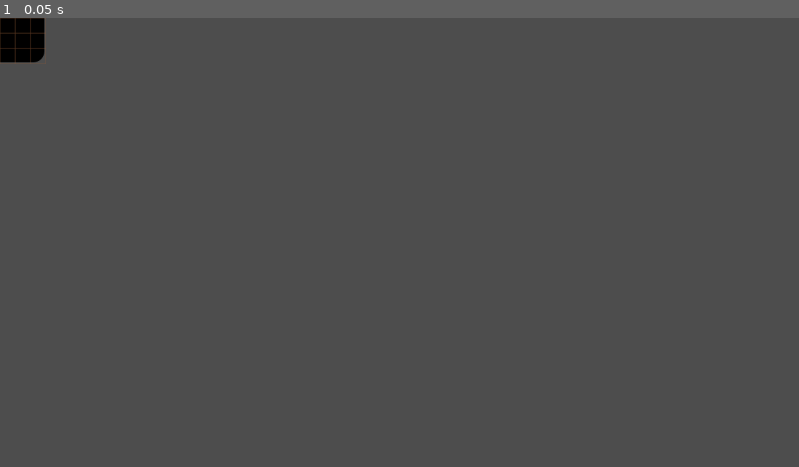
Above: before the commit, frame 1.
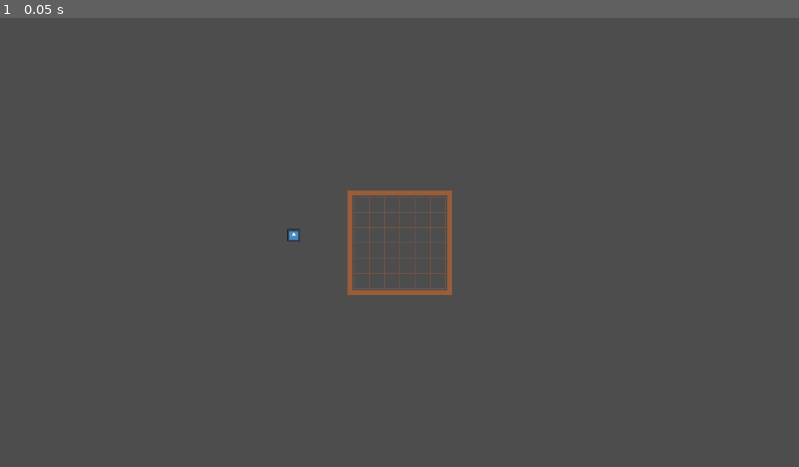
Above: after the commit, the same moment.

Repository: AlexReidNZ/Into-The-Pixie-Kingdom
Game: Godot game, scene res://Scenes/Puzzle/puzzle.tscn
Two runs of this game, one before a commit and one after it. Both use one fixed random seed, a clock stepped at 60 frames per second and the inputs below. Before the commit the project starts from res://Scenes/puzzle.tscn. The engine's default icon, where the game draws it, is replaced by a stand-in: a white triangle on a blue panel in a dark square.
Inputs:
- Up to frame 1 (0.05 s): no input

The runs differ from the first frame. In frame 1, 1.4% of the frame differs, in the area x 0-57%, y 0-62%.

Commit message:
refactor: restart puzzle

Diff:
--- a/Scenes/GridSquare.tscn
+++ /dev/null
@@ -1,16 +0,0 @@
-[gd_scene load_steps=3 format=3 uid="uid://d23147d2e8rcu"]
-
-[ext_resource type="Texture2D" uid="uid://ca56kg7jr5m0y" path="res://icon.svg" id="1_s2c6o"]
-
-[sub_resource type="RectangleShape2D" id="RectangleShape2D_4240s"]
-
-[node name="GridSquare" type="Node2D"]
-
-[node name="Sprite2D" type="Sprite2D" parent="."]
-texture = ExtResource("1_s2c6o")
-
-[node name="Area2D" type="Area2D" parent="."]
-
-[node name="CollisionShape2D" type="CollisionShape2D" parent="Area2D"]
-scale = Vector2(3, 3)
-shape = SubResource("RectangleShape2D_4240s")
--- /dev/null
+++ b/Scenes/Puzzle/puzzle.tscn
@@ -0,0 +1,54 @@
+[gd_scene load_steps=5 format=3 uid="uid://bhs05ayfbjvxk"]
+
+[ext_resource type="Texture2D" uid="uid://bnbhkr51fpin1" path="res://Sprites/Puzzle/largegrid.png" id="1_4djxd"]
+[ext_resource type="Texture2D" uid="uid://dr0bhba3548lc" path="res://Sprites/Puzzle/border.png" id="1_somam"]
+[ext_resource type="Texture2D" uid="uid://ca56kg7jr5m0y" path="res://icon.svg" id="3_aaok5"]
+[ext_resource type="Script" path="res://Scripts/puzzle/PuzzleBlock.gd" id="4_e45fn"]
+
+[node name="Puzzle" type="Control"]
+layout_mode = 3
+anchors_preset = 15
+anchor_right = 1.0
+anchor_bottom = 1.0
+grow_horizontal = 2
+grow_vertical = 2
+
+[node name="GridBorderSprite" type="TextureRect" parent="."]
+layout_mode = 1
+anchors_preset = 8
+anchor_left = 0.5
+anchor_top = 0.5
+anchor_right = 0.5
+anchor_bottom = 0.5
+offset_left = -75.5
+offset_top = -75.5
+offset_right = 75.5
+offset_bottom = 75.5
+grow_horizontal = 2
+grow_vertical = 2
+texture = ExtResource("1_somam")
+
+[node name="GridSprite" type="TextureRect" parent="GridBorderSprite"]
+layout_mode = 1
+anchors_preset = 8
+anchor_left = 0.5
+anchor_top = 0.5
+anchor_right = 0.5
+anchor_bottom = 0.5
+offset_left = -66.5
+offset_top = -66.5
+offset_right = 66.5
+offset_bottom = 66.5
+grow_horizontal = 2
+grow_vertical = 2
+texture = ExtResource("1_4djxd")
+
+[node name="PuzzleBlock" type="TextureRect" parent="."]
+layout_mode = 0
+offset_left = 414.0
+offset_top = 304.0
+offset_right = 542.0
+offset_bottom = 432.0
+scale = Vector2(0.15, 0.15)
+texture = ExtResource("3_aaok5")
+script = ExtResource("4_e45fn")
--- a/Scenes/puzzle.tscn
+++ /dev/null
@@ -1,19 +0,0 @@
-[gd_scene load_steps=5 format=3 uid="uid://2mwt4d6tmrrx"]
-
-[ext_resource type="Texture2D" uid="uid://bnbhkr51fpin1" path="res://Sprites/Puzzle/largegrid.png" id="1_lwupl"]
-[ext_resource type="Script" path="res://Scripts/puzzle/PuzzleManager.gd" id="1_wwo6t"]
-[ext_resource type="Texture2D" uid="uid://ca56kg7jr5m0y" path="res://icon.svg" id="2_gids3"]
-[ext_resource type="PackedScene" uid="uid://d23147d2e8rcu" path="res://Scenes/GridSquare.tscn" id="2_s6aqq"]
-
-[node name="Puzzle" type="Node2D"]
-script = ExtResource("1_wwo6t")
-GridSquare = ExtResource("2_s6aqq")
-PuzzHeight = 6
-PuzzWidth = 6
-
-[node name="GridBackground" type="Sprite2D" parent="."]
-modulate = Color(0.0125428, 0.00383091, 0, 1)
-texture = ExtResource("2_gids3")
-
-[node name="Grid" type="Sprite2D" parent="."]
-texture = ExtResource("1_lwupl")
--- /dev/null
+++ b/Scripts/puzzle/PuzzleBlock.gd
@@ -0,0 +1,13 @@
+extends TextureRect
+
+func _get_drag_data(at_position: Vector2) -> Variant:
+	var data = {}
+
+	var dragTexture = TextureRect.new()
+	dragTexture.expand = true
+	dragTexture.texture = texture
+	dragTexture.size = Vector2(20,20)
+
+	set_drag_preview(dragTexture)
+
+	return data
--- a/Scripts/puzzle/PuzzleManager.gd
+++ /dev/null
@@ -1,18 +0,0 @@
-extends Node2D
-
-@export var GridSquare : PackedScene #Object containing a square of the grid with collider, to instantiate on start
-@export var PuzzHeight : int #Set size of puzzle in inspector for variable puzzle sizes
-@export var PuzzWidth : int
-
-# Called when the node enters the scene tree for the first time.
-func _ready() -> void:
-	for x in PuzzWidth:
-		for y in PuzzHeight:
-			GridSquare.instantiate()
-			#TODO: Set position of each square
-	pass # Replace with function body.
-
-
-# Called every frame. 'delta' is the elapsed time since the previous frame.
-func _process(delta: float) -> void:
-	pass
--- a/project.godot
+++ b/project.godot
@@ -11,7 +11,7 @@
 [application]
 
 config/name="IntothePixieKingdom"
-run/main_scene="res://Scenes/puzzle.tscn"
+run/main_scene="res://Scenes/Puzzle/puzzle.tscn"
 config/features=PackedStringArray("4.3", "Forward Plus")
 config/icon="res://icon.svg"
 
